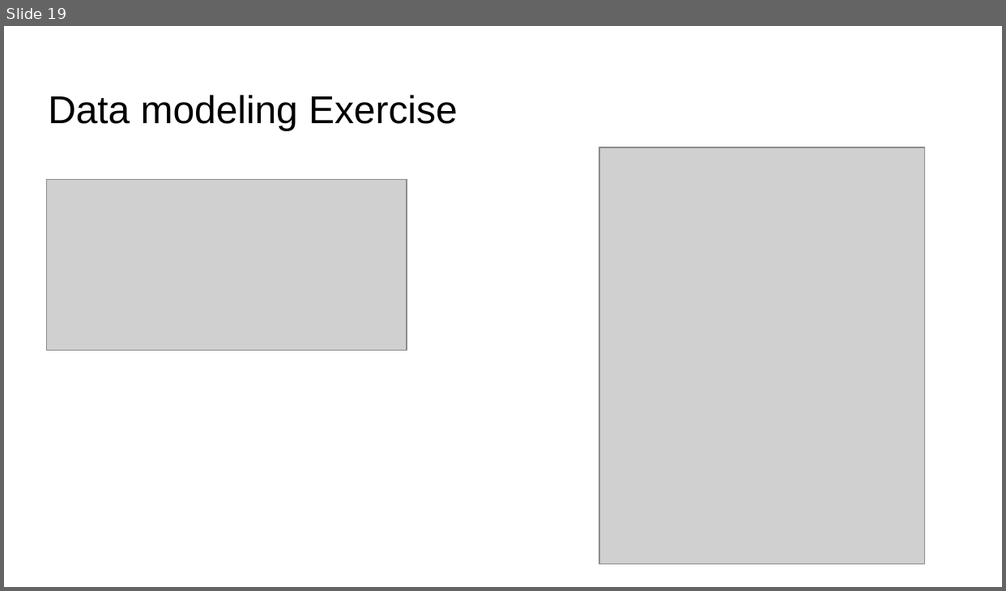
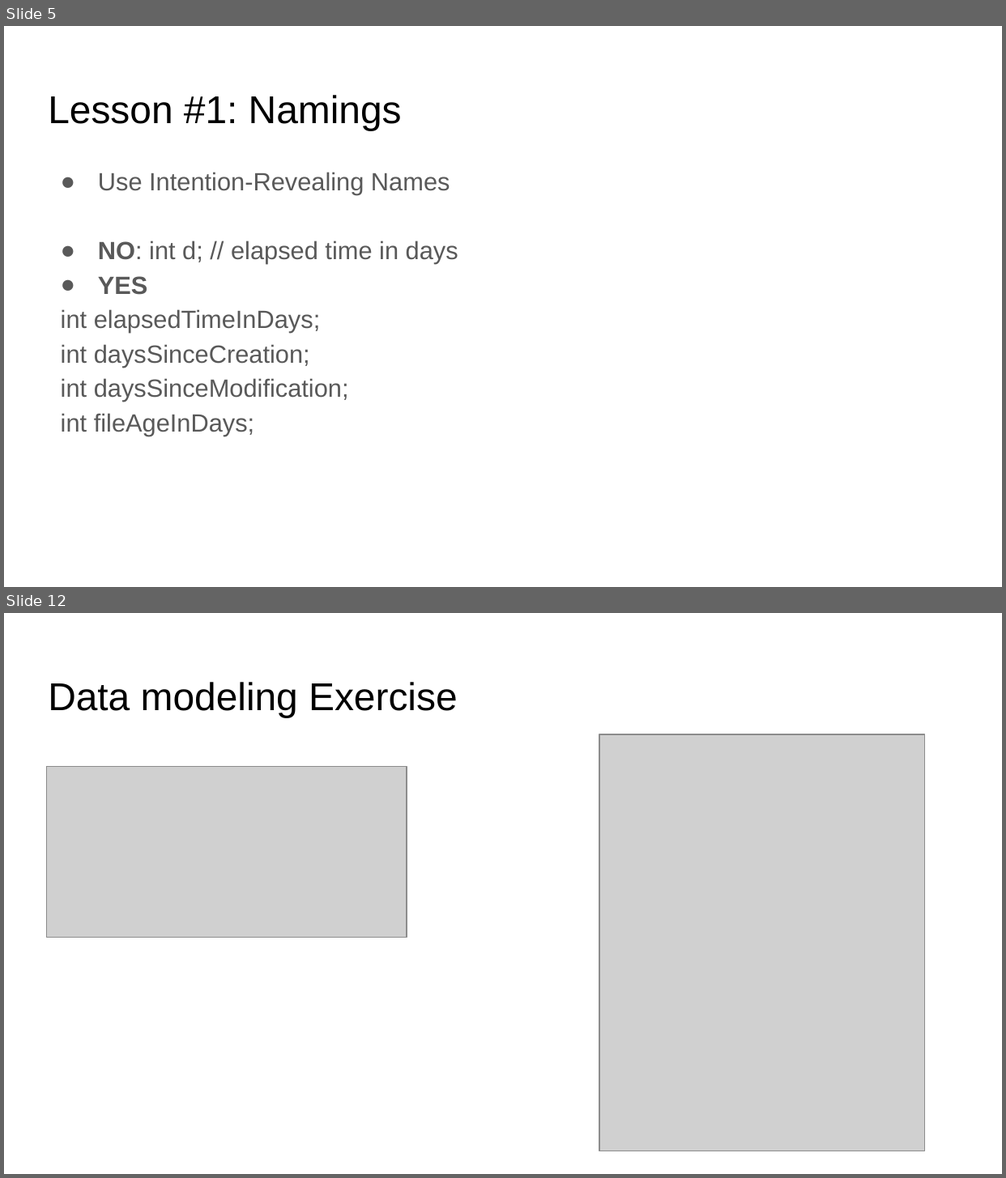
Before and after one commit to coroveiandrei/UTCNSoftwareDesignLab, a slide deck: lab2/Slides.pptx. Shown one above the other, each under a label of ours: slide 19 before the commit, slides 5 and 12 after it; the slides between them are not shown. The pictures are 1006x591 and 1006x1178 pixels, drawn with LibreOffice and Linux fonts; fonts in the diff are those of the drawing; grey boxes stand for pictures. Boxes give left, top, right and bottom in pixels: in the first picture for what was removed or moved away, otherwise in the second. Text is boxed around its words. In the diff, an @@ line names an element or a change of style, - is before the commit and + after.

```diff
--- a/lab2/Slides.pptx
+++ b/lab2/Slides.pptx
@@ slide 5 added at (4,26,1002,587), background #FFFFFF @@
@@ title added at (48,95,402,130), 28 pt, text #000000 @@
+Lesson #1: Namings
@@ text added at (61,172,458,436), 18 pt, text #595959 @@
+● Use Intention-Revealing Names
+● NO: int d; // elapsed time in days
+● YES
+int elapsedTimeInDays;
+int daysSinceCreation;
+int daysSinceModification;
+int fileAgeInDays;
@@ what was slide 19 is now slide 12 @@
```
Also in this commit, not shown: 3 slides changed, 7 other slides added, 15 slides removed.
